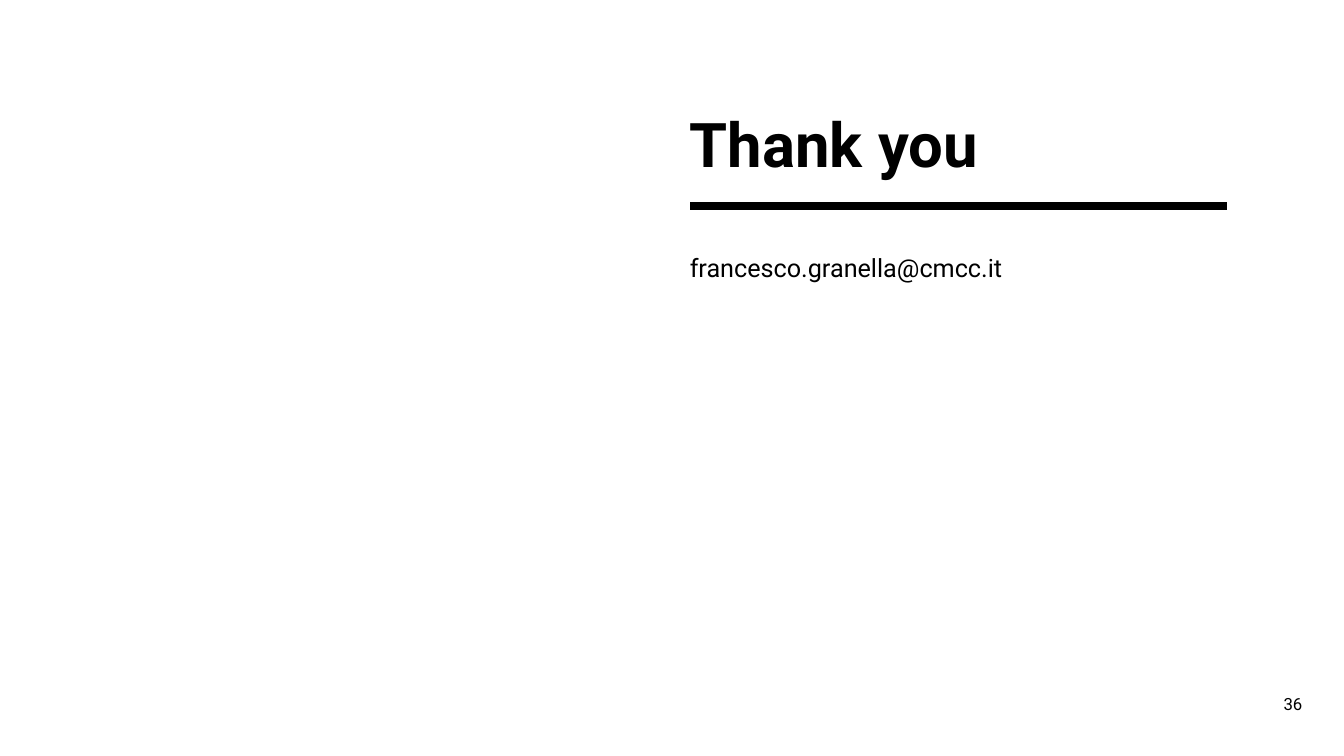
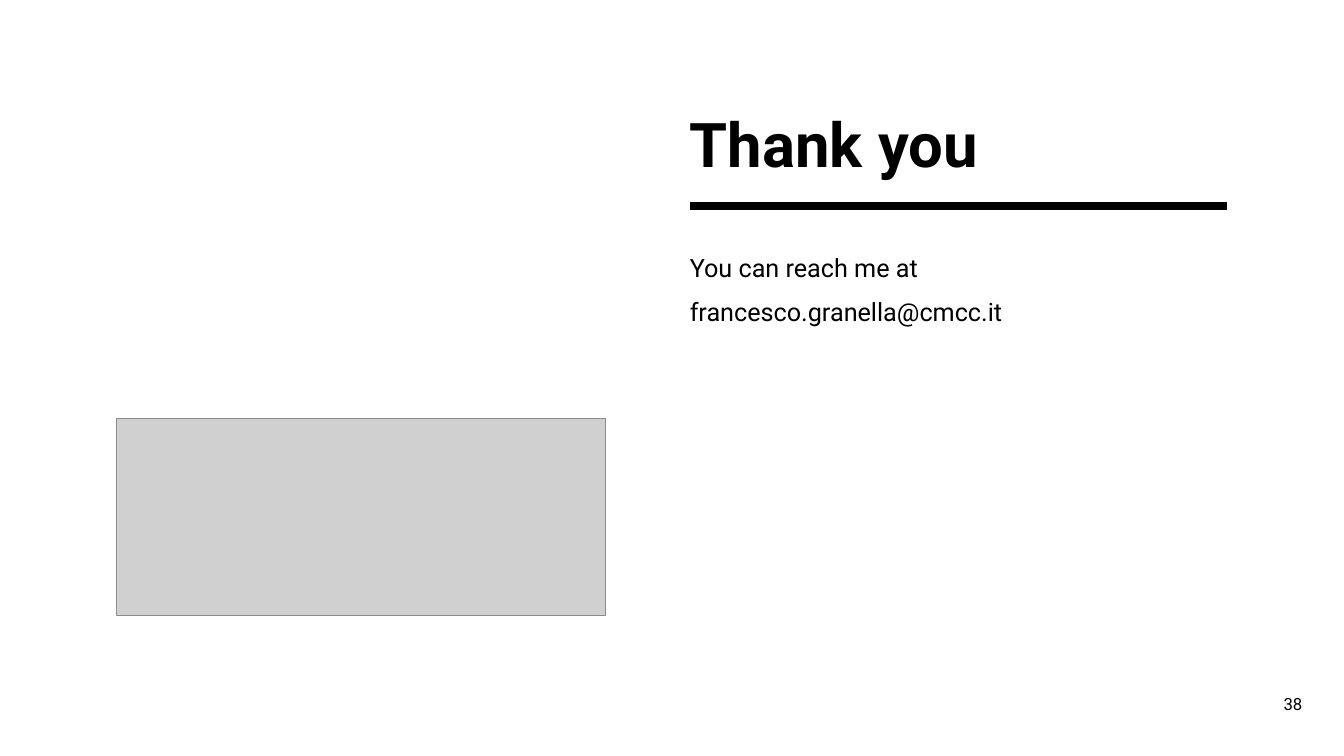
Before and after one commit to francescogranella/francescogranella.github.io, a slide deck: slide 38 of SCM.pptx (slide 36 before the commit). Drawn at 1344x756 pixels with LibreOffice and Linux fonts; fonts in the diff are those of the drawing; grey boxes stand for pictures. Boxes give left, top, right and bottom in pixels: in the first picture for what was removed or moved away, otherwise in the second. Text is boxed around its words. In the diff, an @@ line names an element or a change of style, - is before the commit and + after.

```diff
--- a/SCM.pptx
+++ b/SCM.pptx
@@ text at (x1=690, y1=258, x2=918, y2=278): paragraph added @@
+You can reach me at
@@ picture added at (x1=117, y1=418, x2=606, y2=616) @@
@@ page number at (x1=1284, y1=698, x2=1303, y2=710): text changed @@
-36
+38
```
Also in this commit, not shown: 19 other slides changed, 3 slides added, 1 slide removed.
